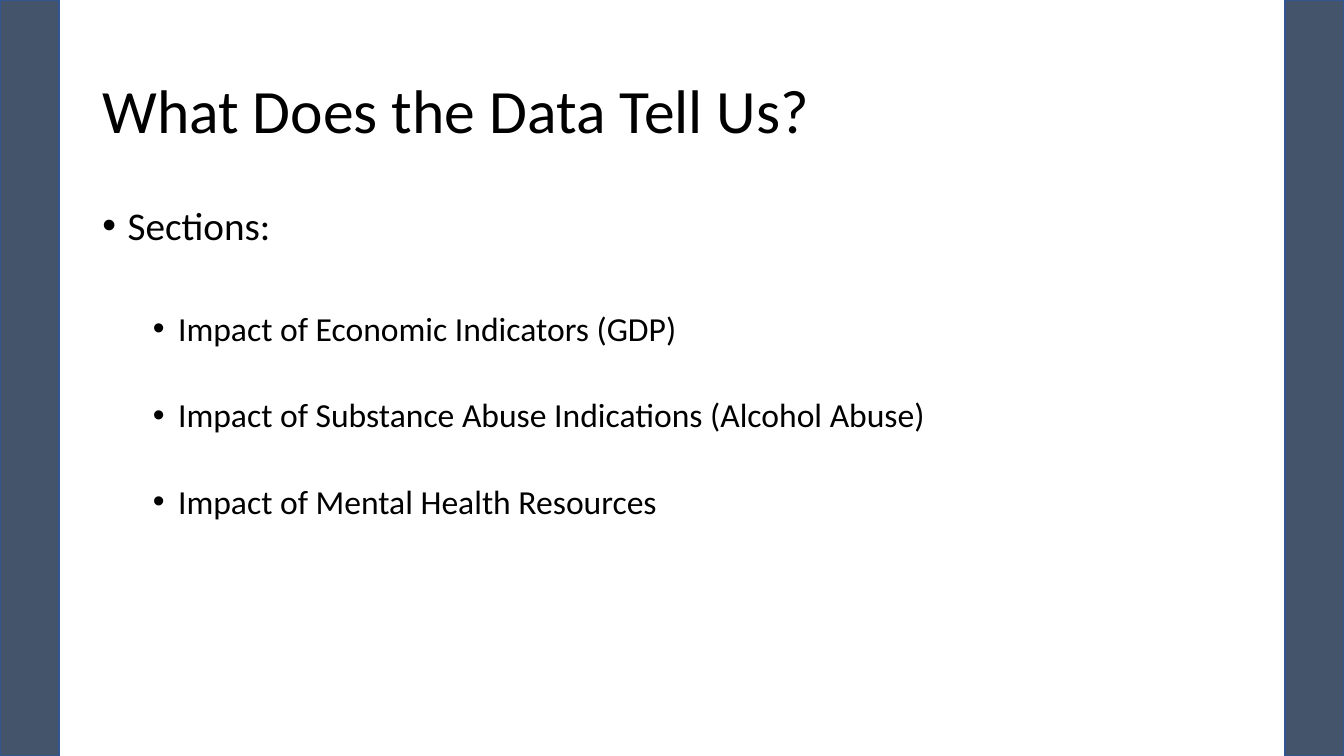
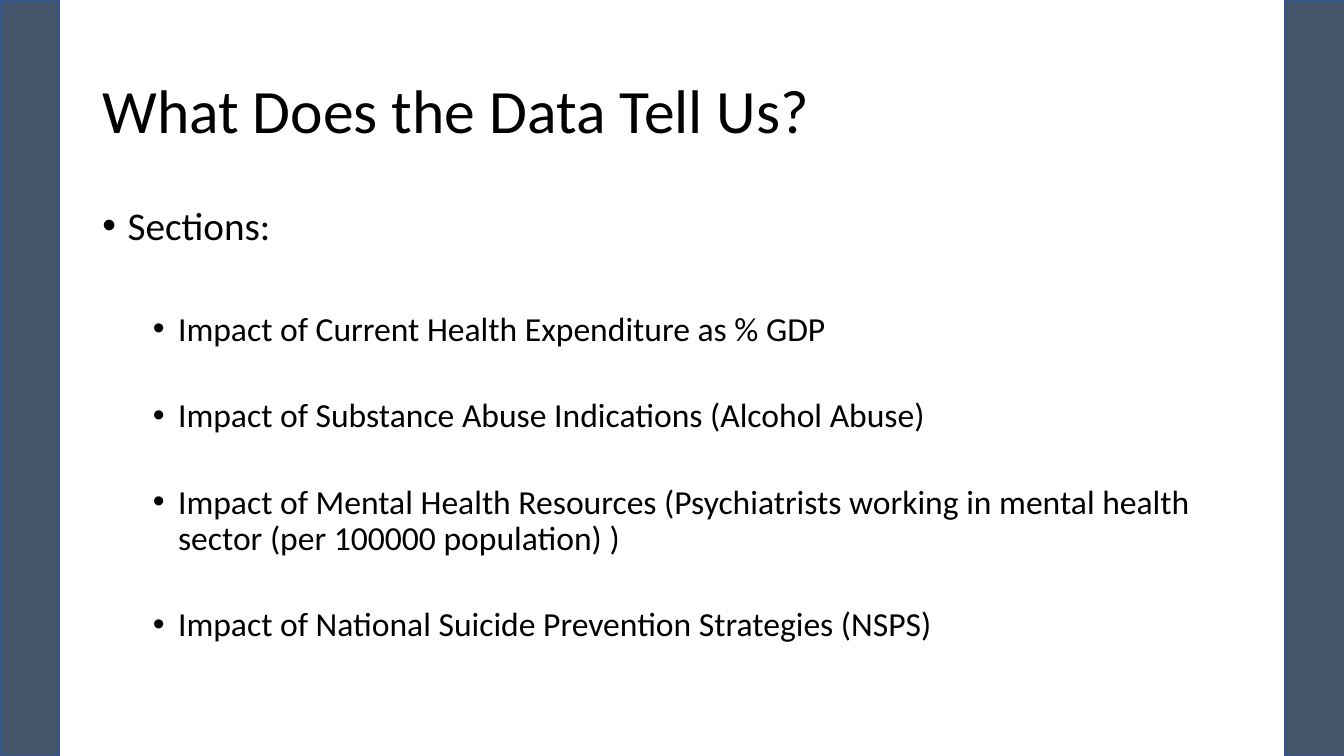
Before and after one commit to pewilliams/regression-mei-team-proj, a slide deck: slide 21 of presentation/Team-25.pptx (slide 20 before the commit). Drawn at 1344x756 pixels with LibreOffice and Linux fonts; fonts in the diff are those of the drawing. Boxes give left, top, right and bottom in pixels: in the first picture for what was removed or moved away, otherwise in the second. Text is boxed around its words. In the diff, an @@ line names an element or a change of style, - is before the commit and + after.

Commit message:
Added Suicide Policy analysis

```diff
--- a/presentation/Team-25.pptx
+++ b/presentation/Team-25.pptx
@@ text at box(178, 317, 825, 347): text changed @@
-  • Impact of Economic Indicators (GDP)
+  • Impact of Current Health Expenditure as % GDP
@@ text at box(178, 489, 1189, 642): text changed @@
-  • Impact of Mental Health Resources
+  • Impact of Mental Health Resources (Psychiatrists working in mental health sector (per 100000 population) )
+  • Impact of National Suicide Prevention Strategies (NSPS)
```
Also in this commit, not shown: 5 other slides changed, 1 slide added, 2 other files.
